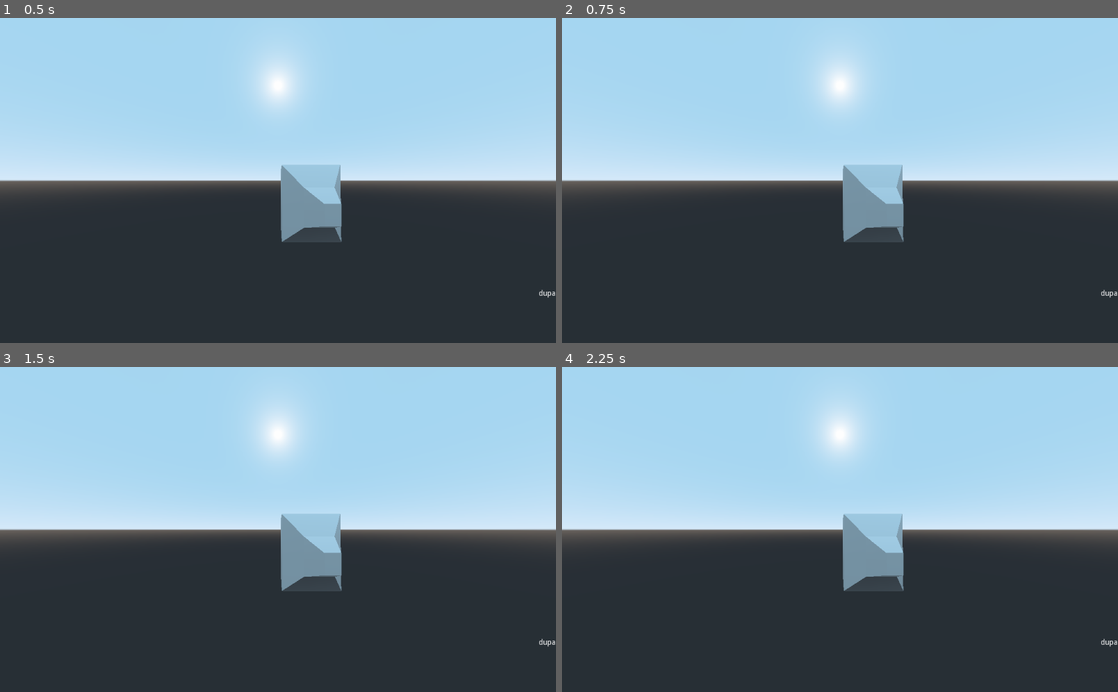
Above: before the commit, frames 1-4 (two rows, left to right).
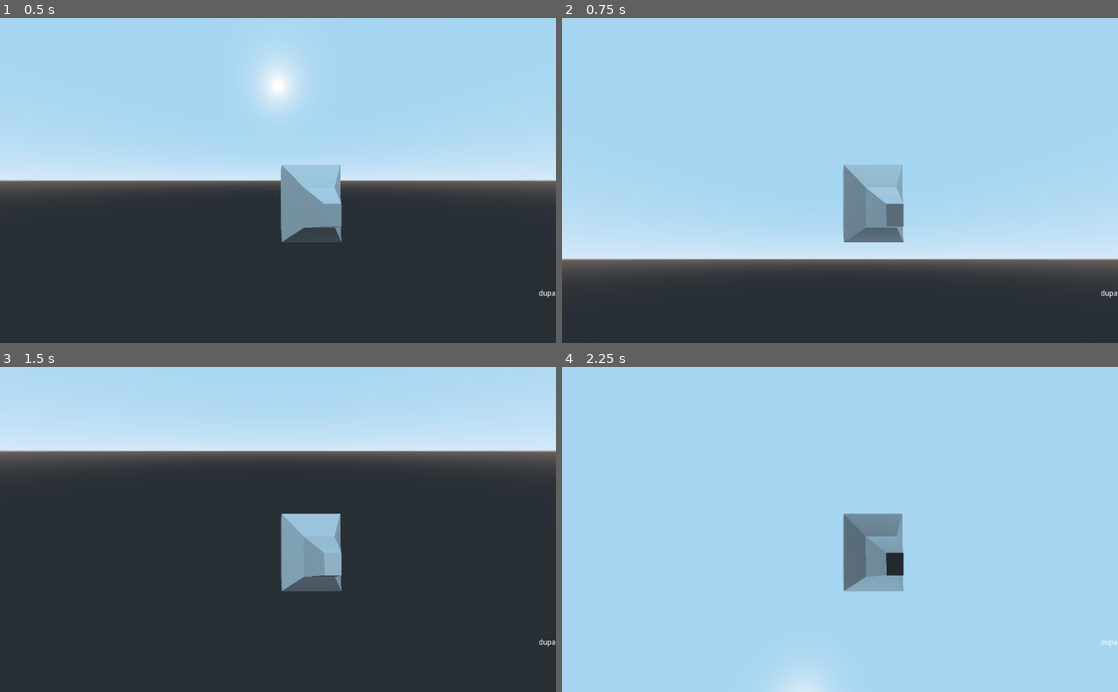
Above: after the commit, the same moments.

Repository: piotr-rudnik/spookt
Game: Godot game, scene res://scenes/main_scene.tscn
The game is run twice, just before and just after one commit, with the same random seed, the same clock (stepped at 60 frames per second) and the same inputs.
Inputs (mouse positions are in pixels of both pictures, inside the frame that each line leads up to):
- Up to frame 1 (0.5 s): no input
- Up to frame 2 (0.75 s): tap Enter at 0.5 s; move the mouse to (962, 164) at 0.52 s; hold D (ui_right) from 0.53 s (still down)
- Up to frame 3 (1.5 s): tap Space at 1.25 s; move the mouse to (166, 545) at 1.27 s; release D (ui_right) at 1.28 s; hold S (ui_down) from 1.28 s (still down)
- Up to frame 4 (2.25 s): tap Enter at 2 s; move the mouse to (895, 458) at 2.02 s; release S (ui_down) at 2.03 s; hold D (ui_right) from 2.03 s (still down)

Frame 1 is identical in both runs. In frame 2, 33% of the frame differs, in the area x 0-100%, y 10-80%; in frame 3, 34%; in frame 4, 57%, in the area x 0-100%, y 10-100%.
Error before the commit: Parse Error: Indented block expected after declaration of "set_item" function. (res://scripts/character.gd:27)

Commit message:
Whatever

Diff:
--- /dev/null
+++ b/item.gd
@@ -0,0 +1,6 @@
+extends Spatial
+
+
+# Called when the node enters the scene tree for the first time.
+func _ready():
+	pass # Replace with function body.
--- a/scripts/character.gd
+++ b/scripts/character.gd
@@ -19,8 +19,7 @@
 
 
 func set_item():
-
-
+	pass
 
 
 
